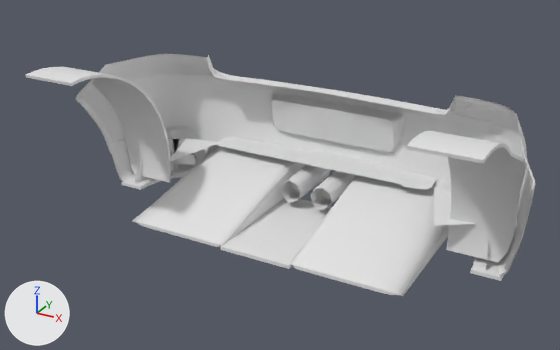
The glTF model public/parts/wendtStrom_rearBumper_trackMild.glb, before and after one commit.
Before and after are seen from a 50 mm lens placed at (1.182, -0.577, 1.49), pointed at (-0.009, 1.589, 0.407). The axes (+X, +Y, +Z) are drawn at lower left. The lights are the same throughout. The older version comes first. Where no turn or scale is listed for an object, it has been applied to the vertices. Vertices at exactly the same position are counted once.

Objects in the first picture: 'rearBumper_trackMild'.
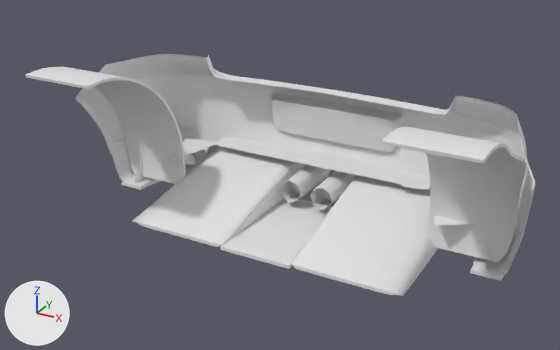
Commit message: Wendt Strom: Track rear bumpers' well liners reach the floor tub

What differs and where, as boxes [x1, y1, x2, y2] in the pictures (560 x 350 px; the box of a moved part takes in the faces that stretch with it):
part 1 of me_wendtstrom_rearbumper_trackmild, moved or reshaped
    before: [407, 131, 526, 262]
    after: [381, 127, 526, 262]
part 2 of me_wendtstrom_rearbumper_trackmild, moved or reshaped
    before: [26, 67, 171, 182]
    after: [26, 67, 185, 184]

Diff of the bpy script that builds the scene:
```diff
--- a/public/parts/wendtStrom_rearBumper_trackMild.glb.py
+++ b/public/parts/wendtStrom_rearBumper_trackMild.glb.py
@@ me_wendtstrom_rearbumper_trackmild @@
 me_wendtstrom_rearbumper_trackmild.from_pydata(...)  # 2012 vertices, 3766 faces; spans x -0.85..0.85, y -0.41..0.41, z -0.29..0.29
 # used by ob_rearbumper_trackmild; location = (0.0, 1.624, 0.467)
+# me_wendtstrom_rearbumper_trackmild part 1: all 50 vertices in x 0.57, y -0.41..0.08, z -0.25..0.29 are moved by (-0.07, 0.0, 0.0)
+# me_wendtstrom_rearbumper_trackmild part 2: all 50 vertices in x -0.57, y -0.41..0.08, z -0.25..0.29 are moved by (0.07, 0.0, 0.0)
 me_wendtstrom_rearbumper_trackmild.materials.append(mat_paint)
```
